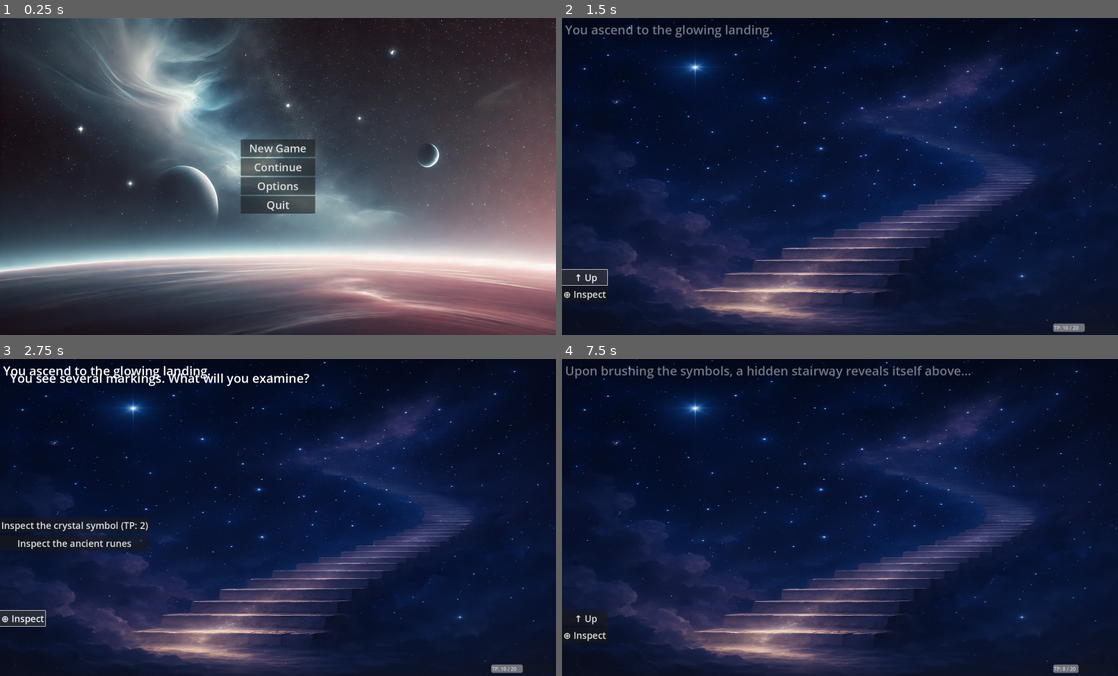
Above: before the commit, frames 1-4 (two rows, left to right).
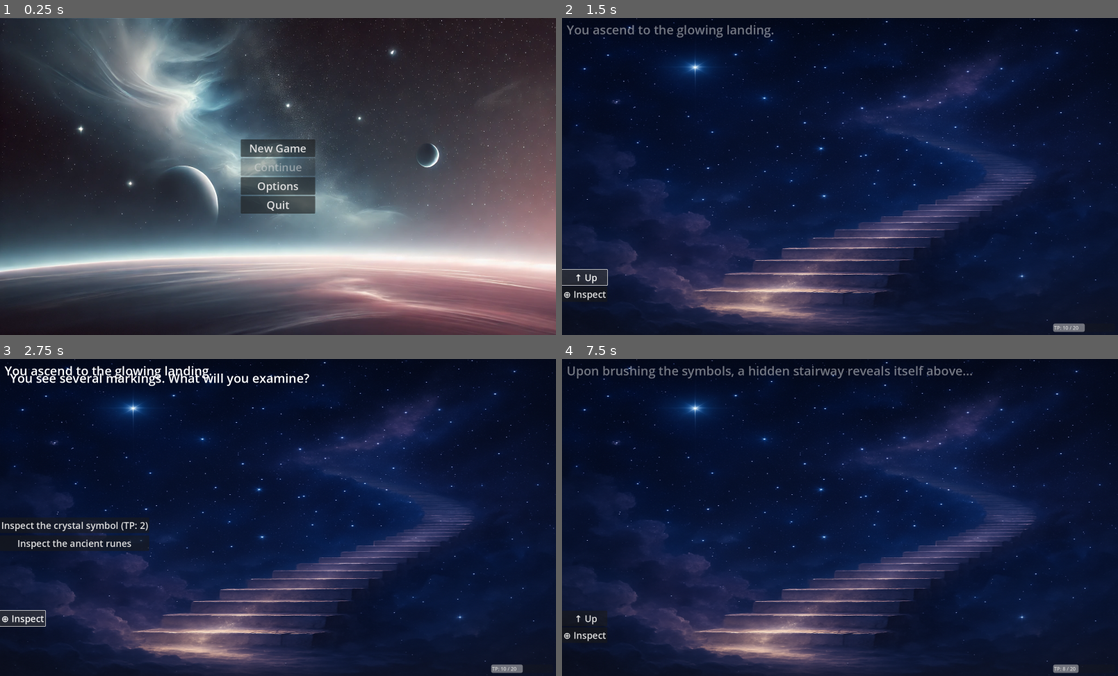
Above: after the commit, the same moments.

Repository: JDSalisbury/godot_Riviera
Game: Godot game, scene res://scenes/title_screen.tscn
The game is run twice, just before and just after one commit, with the same random seed, the same clock (stepped at 60 frames per second) and the same inputs.
Inputs:
- Up to frame 1 (0.25 s): no input
- Up to frame 2 (1.5 s): click "New Game" at 0.5 s; click "↑ Up" at 1.25 s
- Up to frame 3 (2.75 s): click "⊕ Inspect" at 2 s
- Up to frame 4 (7.5 s): click "Inspect the crystal symbol (T…" at 2.75 s; hold Right (ui_right) 3.53-4.25 s; click "↓ Down" at 4.25 s; tap Enter at 5 s; hold Down (ui_down) 5.03-5.78 s; tap Space at 5.75 s; hold Right (ui_right) 5.78-6.53 s; hold Up (ui_up) 6.53-7.25 s; click "Inspect the crystal symbol" at 7.25 s

The runs differ from the first frame. In frame 1, 0.7% of the frame differs, in the area x 43-57%, y 44-50%; in frame 2, 0.6%; in frame 3, 0.7%; in frame 4, 1.2%, in the area x 0-74%, y 2-7%.

Commit message:
Fix New Game loading save data unintentionally
- Removed auto-load behavior from LookMode to prevent loading save data on New Game
- Confirmed Continue option correctly handles loading from save file
- Ensured GameState.reset_game() is called on New Game to clear all progress
- Verified continue button disables when no save exists

Diff:
--- a/scenes/inventory.tscn
+++ b/scenes/inventory.tscn
@@ -36,8 +36,8 @@
 
 [node name="SaveButton" type="Button" parent="Panel"]
 layout_mode = 0
-offset_left = 349.0
-offset_right = 443.0
+offset_left = 344.0
+offset_right = 438.0
 offset_bottom = 31.0
 scale = Vector2(1, 0.995721)
 text = "Save Game"
--- a/scripts/game_state.gd
+++ b/scripts/game_state.gd
@@ -65,3 +65,17 @@
 	current_screen = data.get("current_screen", "start")
 
 	print("✅ GameState updated from save.")
+
+
+func reset_game():
+	trigger_points = 10
+	max_trigger_points = 20
+
+	story_flags.clear()
+	screen_unlocks.clear()
+	used_options.clear()
+	inventory = {
+		"key": [],
+		"battle": []
+	}
+	current_screen = "start"
--- a/scripts/look_mode.gd
+++ b/scripts/look_mode.gd
@@ -5,8 +5,6 @@
 var option_interactions := {}
 
 func _ready():
-	var save_data = SaveSystem.load_game()
-	GameState.apply_loaded_data(save_data)
 
 	load_screen_data()
 	connect_trigger_buttons()
--- a/scripts/title_screen.gd
+++ b/scripts/title_screen.gd
@@ -5,15 +5,22 @@
 	$MenuBox/Continue.pressed.connect(_on_continue_pressed)
 	$MenuBox/Options.pressed.connect(_on_options_pressed)
 	$MenuBox/Quit.pressed.connect(_on_quit_pressed)
+	$MenuBox/Continue.disabled = not FileAccess.file_exists(SaveSystem.SAVE_PATH)
 
 func _on_new_game_pressed():
 	print("Starting new game...")
-	# Replace this with your main game scene once created
+	GameState.reset_game()
 	get_tree().change_scene_to_file("res://scenes/look_screen.tscn")
 
-
 func _on_continue_pressed():
-	print("Continue not implemented yet!")
+	if FileAccess.file_exists(SaveSystem.SAVE_PATH):
+		print("Loading saved game...")
+		var data = SaveSystem.load_game()
+		GameState.apply_loaded_data(data)
+		get_tree().change_scene_to_file("res://scenes/look_screen.tscn")
+	else:
+		print("No saved game found.")
+		DialogSystem.show_message("No save found!")
 
 func _on_options_pressed():
 	print("Options not implemented yet!")
--- a/ui/dialog_box.tscn
+++ b/ui/dialog_box.tscn
@@ -53,9 +53,9 @@
 layout_mode = 1
 anchors_preset = 10
 anchor_right = 1.0
-offset_left = 10.0
+offset_left = 15.0
 offset_top = 10.0
-offset_right = 10.0
+offset_right = 15.0
 offset_bottom = 65.0
 grow_horizontal = 2
 theme_override_font_sizes/font_size = 40
